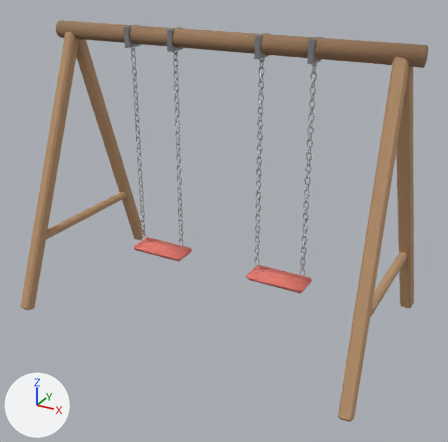
Renders of the glTF model model/swing_set.glb from each side of a commit.
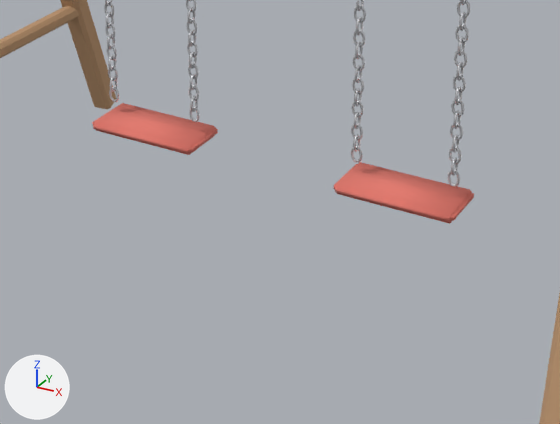
Old and new are each drawn whole from a camera (50 mm lens) standing at (3.48, -6.16, 4.33) and looking at (0.16, -0.13, 1.32) and again close up on the part from 20% to 79% of the width and 43% to 88% of the height. The lights are fixed; the arrows at lower left show +X, +Y and +Z. The last two pictures show the newer version.

The scene before the commit, as lines of its bpy script (objects in view):
```python
mat_swing_seat = principled_material('swing_seat')
mat_swing_seat.base_color = (0.8, 0.2, 0.16)  # red #e77c6f
mat_swing_seat.roughness = 0.9
me_frame = bpy.data.meshes.new('Frame')
me_frame.from_pydata(...)  # 144 vertices, 264 faces; spans x -2.25..2.25, y -1.32..1.32, z -0.02..3.47
me_frame.materials.append(mat_swing_wood)  # brown #bc956f
me_seat0 = bpy.data.meshes.new('Seat0')
me_seat0.from_pydata(...)  # 3548 vertices, 7084 faces; spans x -0.37..0.37, y -0.17..0.17, z -2.79..0.1
# faces by material slot: [60, 24, 7000]
me_seat0.materials.append(mat_swing_seat)  # red #e77c6f
me_seat0.materials.append(mat_swing_metal)  # grey #909095
me_seat0.materials.append(mat_swing_chain)  # light grey #ced0d4
me_seat1 = bpy.data.meshes.new('Seat1')
me_seat1.from_pydata(...)  # 3548 vertices, 7084 faces; spans x -0.37..0.37, y -0.17..0.17, z -2.79..0.1
# faces by material slot: [60, 24, 7000]
me_seat1.materials.append(mat_swing_seat)  # red #e77c6f
me_seat1.materials.append(mat_swing_metal)  # grey #909095
me_seat1.materials.append(mat_swing_chain)  # light grey #ced0d4
ob_frame = bpy.data.objects.new('Frame', me_frame)
ob_frame.location = (0.0, 0.0, 0.0)
ob_seat0 = bpy.data.objects.new('Seat0', me_seat0)
ob_seat0.location = (-0.85, 0.0, 3.4)
ob_seat1 = bpy.data.objects.new('Seat1', me_seat1)
ob_seat1.location = (0.85, 0.0, 3.4)
```
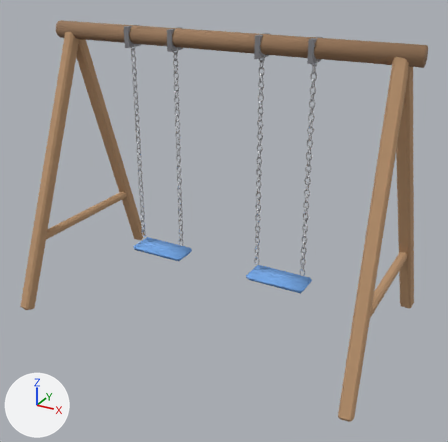
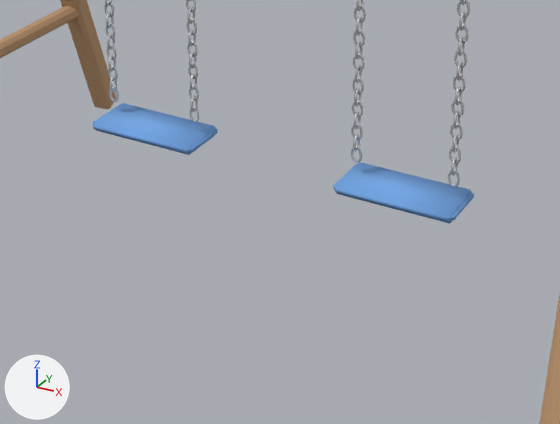
Location of each change, [x1, y1, x2, y2] in pixels of the close-ups (560 x 424 px):
'Seat1', recoloured (red to blue)
    both: [334, 77, 474, 224]
'Seat0', recoloured (red to blue)
    both: [92, 56, 218, 155]

What changed in the scene script:
```text
Change mat_swing_seat:
    mat_swing_seat.base_color: (0.8, 0.2, 0.16) -> (0.18, 0.4, 0.82)  # red #e77c6f -> blue #76aaea
```
